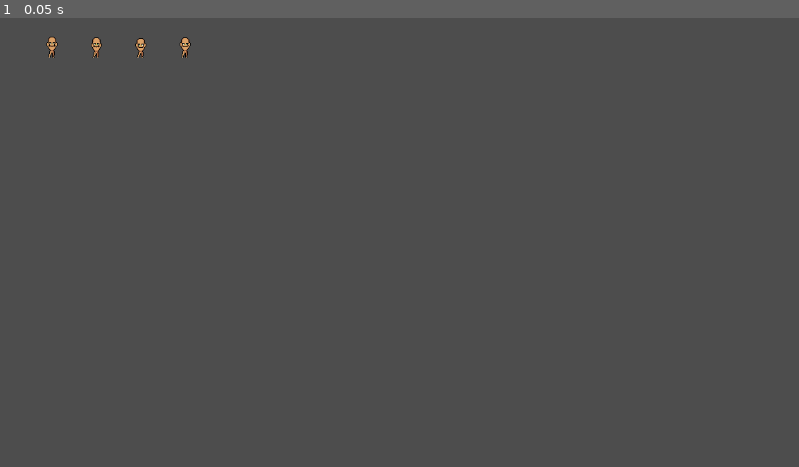
Above: before the commit, frame 1.
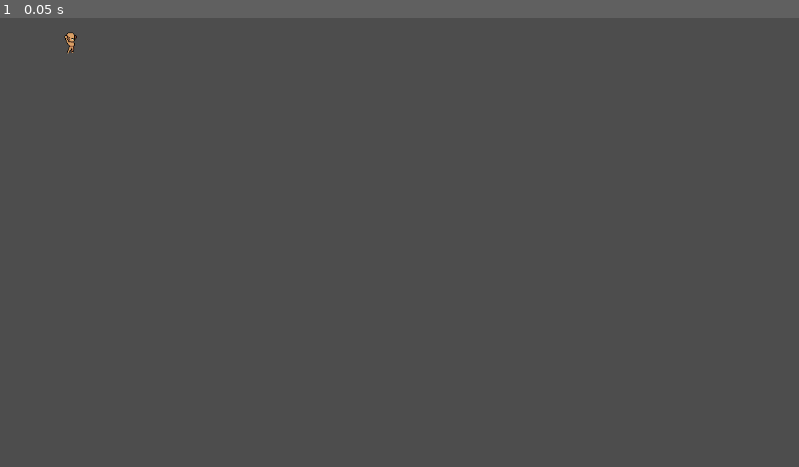
Above: after the commit, the same moment.

Repository: TalJa1/godot-test
Game: Godot game, scene res://screens/player/player.tscn
Same seed, same stepped clock (60 frames per second), same inputs: the game is played once before the commit and once after it. This scene is started directly instead of the project's main scene.
Inputs:
- Up to frame 1 (0.05 s): no input

The runs differ from the first frame. In frame 1, 0.2% of the frame differs, in the area x 5-24%, y 3-9%.

Commit message:
Enhance player scene with additional animations and refine sprite settings

Diff:
--- a/screens/player/player.tscn
+++ b/screens/player/player.tscn
@@ -1,17 +1,110 @@
-[gd_scene load_steps=4 format=3 uid="uid://ba0rsrtijtcvi"]
+[gd_scene load_steps=18 format=3 uid="uid://ba0rsrtijtcvi"]
 
 [ext_resource type="Texture2D" uid="uid://3pdo0h5dxjxf" path="res://assets/Entities/Characters/Body_A/Animations/Carry_Idle/Carry_Idle_Down-Sheet.png" id="1_p3uao"]
+[ext_resource type="Texture2D" uid="uid://cihmmtlgqk0h6" path="res://assets/Entities/Characters/Body_A/Animations/Carry_Idle/Carry_Idle_Side-Sheet.png" id="2_p3uao"]
+[ext_resource type="Texture2D" uid="uid://cbbc7j6g6y7db" path="res://assets/Entities/Characters/Body_A/Animations/Carry_Idle/Carry_Idle_Up-Sheet.png" id="3_ify2t"]
 
 [sub_resource type="CapsuleShape2D" id="CapsuleShape2D_8fusk"]
+
+[sub_resource type="AtlasTexture" id="AtlasTexture_bsgyc"]
+atlas = ExtResource("1_p3uao")
+region = Rect2(0, 0, 64, 64)
+
+[sub_resource type="AtlasTexture" id="AtlasTexture_hgbnq"]
+atlas = ExtResource("1_p3uao")
+region = Rect2(64, 0, 64, 64)
+
+[sub_resource type="AtlasTexture" id="AtlasTexture_wx8bm"]
+atlas = ExtResource("1_p3uao")
+region = Rect2(128, 0, 64, 64)
+
+[sub_resource type="AtlasTexture" id="AtlasTexture_hnb8d"]
+atlas = ExtResource("1_p3uao")
+region = Rect2(192, 0, 64, 64)
+
+[sub_resource type="AtlasTexture" id="AtlasTexture_6g3ky"]
+atlas = ExtResource("2_p3uao")
+region = Rect2(0, 0, 64, 64)
+
+[sub_resource type="AtlasTexture" id="AtlasTexture_sy3qf"]
+atlas = ExtResource("2_p3uao")
+region = Rect2(64, 0, 64, 64)
+
+[sub_resource type="AtlasTexture" id="AtlasTexture_umxp1"]
+atlas = ExtResource("2_p3uao")
+region = Rect2(128, 0, 64, 64)
+
+[sub_resource type="AtlasTexture" id="AtlasTexture_2ynrg"]
+atlas = ExtResource("2_p3uao")
+region = Rect2(192, 0, 64, 64)
+
+[sub_resource type="AtlasTexture" id="AtlasTexture_30kgi"]
+atlas = ExtResource("3_ify2t")
+region = Rect2(0, 0, 64, 64)
+
+[sub_resource type="AtlasTexture" id="AtlasTexture_2215s"]
+atlas = ExtResource("3_ify2t")
+region = Rect2(64, 0, 64, 64)
+
+[sub_resource type="AtlasTexture" id="AtlasTexture_6m7vx"]
+atlas = ExtResource("3_ify2t")
+region = Rect2(128, 0, 64, 64)
+
+[sub_resource type="AtlasTexture" id="AtlasTexture_5vgg8"]
+atlas = ExtResource("3_ify2t")
+region = Rect2(192, 0, 64, 64)
 
 [sub_resource type="SpriteFrames" id="SpriteFrames_t4mc6"]
 animations = [{
 "frames": [{
 "duration": 1.0,
-"texture": ExtResource("1_p3uao")
+"texture": SubResource("AtlasTexture_bsgyc")
+}, {
+"duration": 1.0,
+"texture": SubResource("AtlasTexture_hgbnq")
+}, {
+"duration": 1.0,
+"texture": SubResource("AtlasTexture_wx8bm")
+}, {
+"duration": 1.0,
+"texture": SubResource("AtlasTexture_hnb8d")
 }],
 "loop": true,
-"name": &"idle",
+"name": &"idle_down",
+"speed": 5.0
+}, {
+"frames": [{
+"duration": 1.0,
+"texture": SubResource("AtlasTexture_6g3ky")
+}, {
+"duration": 1.0,
+"texture": SubResource("AtlasTexture_sy3qf")
+}, {
+"duration": 1.0,
+"texture": SubResource("AtlasTexture_umxp1")
+}, {
+"duration": 1.0,
+"texture": SubResource("AtlasTexture_2ynrg")
+}],
+"loop": true,
+"name": &"idle_side",
+"speed": 5.0
+}, {
+"frames": [{
+"duration": 1.0,
+"texture": SubResource("AtlasTexture_30kgi")
+}, {
+"duration": 1.0,
+"texture": SubResource("AtlasTexture_2215s")
+}, {
+"duration": 1.0,
+"texture": SubResource("AtlasTexture_6m7vx")
+}, {
+"duration": 1.0,
+"texture": SubResource("AtlasTexture_5vgg8")
+}],
+"loop": true,
+"name": &"idle_up",
 "speed": 5.0
 }]
 
@@ -22,6 +115,7 @@
 shape = SubResource("CapsuleShape2D_8fusk")
 
 [node name="AnimatedSprite2D" type="AnimatedSprite2D" parent="."]
-position = Vector2(171, 41)
+position = Vector2(102, 35)
 sprite_frames = SubResource("SpriteFrames_t4mc6")
-animation = &"idle"
+animation = &"idle_side"
+frame_progress = 0.497349
